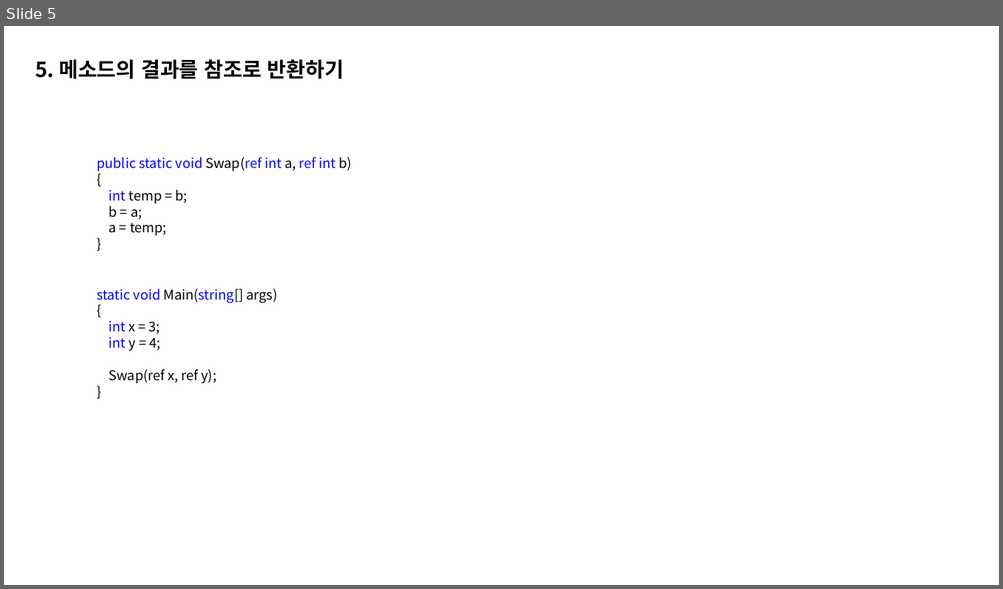
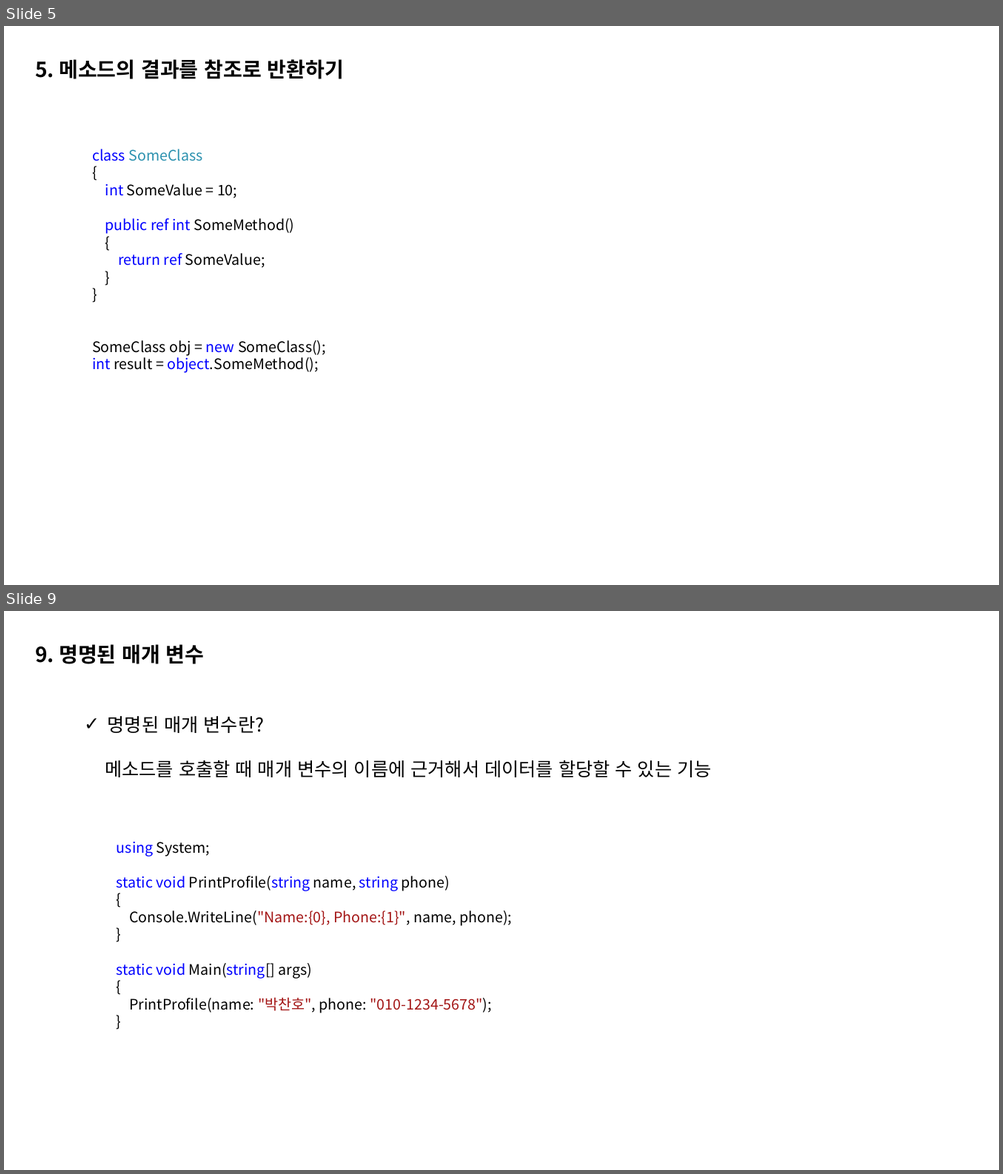
Before and after one commit to ccy01030/coding, a slide deck: 메소드로 코드 간추리기.pptx. Shown one above the other, each under a label of ours: slide 5 before the commit, slides 5 and 9 after it; the slides between them are not shown. The pictures are 1003x589 and 1003x1174 pixels, drawn with LibreOffice and Linux fonts; fonts in the diff are those of the drawing. Boxes give left, top, right and bottom in pixels: in the first picture for what was removed or moved away, otherwise in the second. Text is boxed around its words. In the diff, an @@ line names an element or a change of style, - is before the commit and + after.

```diff
--- a/메소드로 코드 간추리기.pptx
+++ b/메소드로 코드 간추리기.pptx
@@ slide 9 added at box(4, 611, 999, 1170), background #FFFFFF @@
@@ text added at box(35, 644, 205, 664), 20 pt, text #000000, bold @@
+9. 명명된 매개 변수
@@ text added at box(105, 716, 711, 777), 18 pt, text #000000 @@
+✓ 명명된 매개 변수란?
+메소드를 호출할 때 매개 변수의 이름에 근거해서 데이터를 할당할 수 있는 기능
@@ text added at box(116, 842, 512, 1014), 14 pt, text #000000 @@
+using System;
+static void PrintProfile(string name, string phone)
+{
+Console.WriteLine("Name:{0}, Phone:{1}", name, phone);
+}
+static void Main(string[] args)
+{
+PrintProfile(name: "박찬호", phone: "010-1234-5678");
+}
@@ slide 5 changed as well @@
@@ text "class SomeClass": place and size @@
-text "class SomeClass" at box(96, 157, 351, 236)
+text "class SomeClass" at box(92, 149, 326, 373)
@@ text "class SomeClass" at box(92, 149, 326, 373): size 13 to 14 pt in "{", "}" @@
@@ text at box(92, 149, 203, 161): text changed; size 13 to 14 pt; text colour #0000FF to #2B91AF @@
-public static void Swap(ref int a, ref int b)
+class SomeClass
@@ text at box(105, 184, 295, 268): text changed; size 13 to 14 pt @@
-int temp = b;
-b = a;
-a = temp;
+int SomeValue = 10;
+public ref int SomeMethod()
+{
+return ref SomeValue;
@@ text removed at box(96, 289, 277, 384) @@
-static void Main(string[] args)
-{
-int x = 3;
-int y = 4;
-Swap(ref x, ref y);
-}
@@ text at box(92, 340, 326, 373): paragraphs added @@
+}
+SomeClass obj = new SomeClass();
+int result = object.SomeMethod();
```
Also in this commit, not shown: 4 other slides changed, 5 other slides added.
